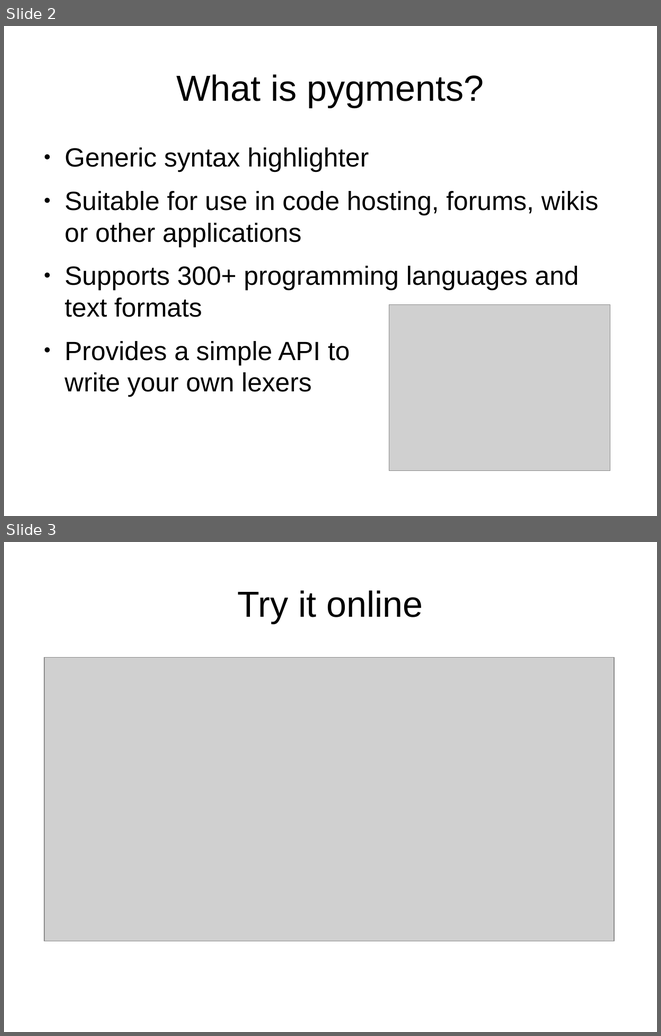
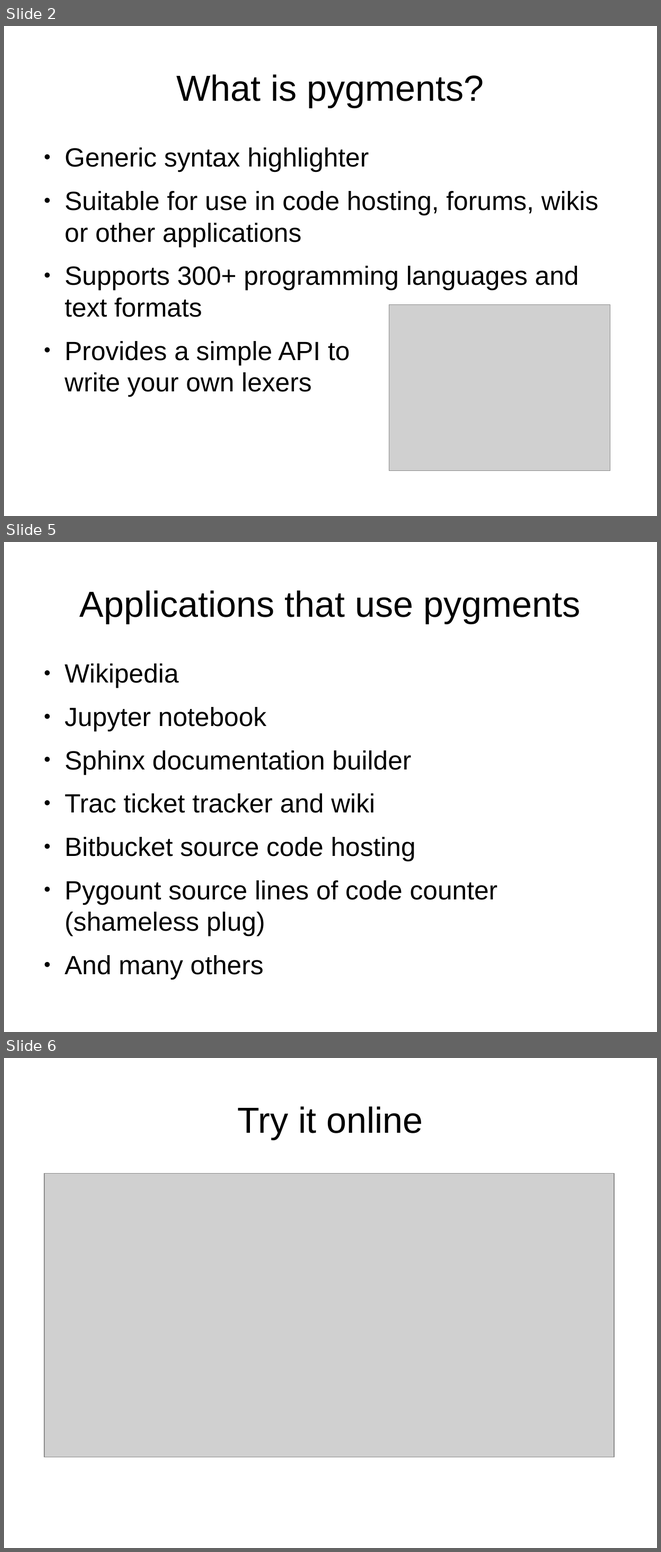
Before and after one commit to roskakori/talks, a slide deck: pygraz/pygments/Introduction to Pygments.odp. Shown one above the other, each under a label of ours: slides 2 and 3 before the commit, slides 2, 5 and 6 after it; the slides between them are not shown. The pictures are 661x1036 and 661x1552 pixels, drawn with LibreOffice and Linux fonts; fonts in the diff are those of the drawing; grey boxes stand for pictures. Boxes give left, top, right and bottom in pixels: in the first picture for what was removed or moved away, otherwise in the second. Text is boxed around its words. In the diff, an @@ line names an element or a change of style, - is before the commit and + after.

```diff
--- a/pygraz/pygments/Introduction to Pygments.odp
+++ b/pygraz/pygments/Introduction to Pygments.odp
@@ slide 5 added at (4,542,657,1032), background #FFFFFF @@
@@ title added at (80,590,580,623), 44 pt, text #000000 @@
+Applications that use pygments
@@ text added at (64,663,498,979), 32 pt, text #000000 @@
+● Wikipedia
+● Jupyter notebook
+● Sphinx documentation builder
+● Trac ticket tracker and wiki
+● Bitbucket source code hosting
+● Pygount source lines of code counter
+  (shameless plug)
+● And many others
@@ what was slide 3 is now slide 6 @@
```
Also in this commit, not shown: 17 other slides added, 3 other files.
